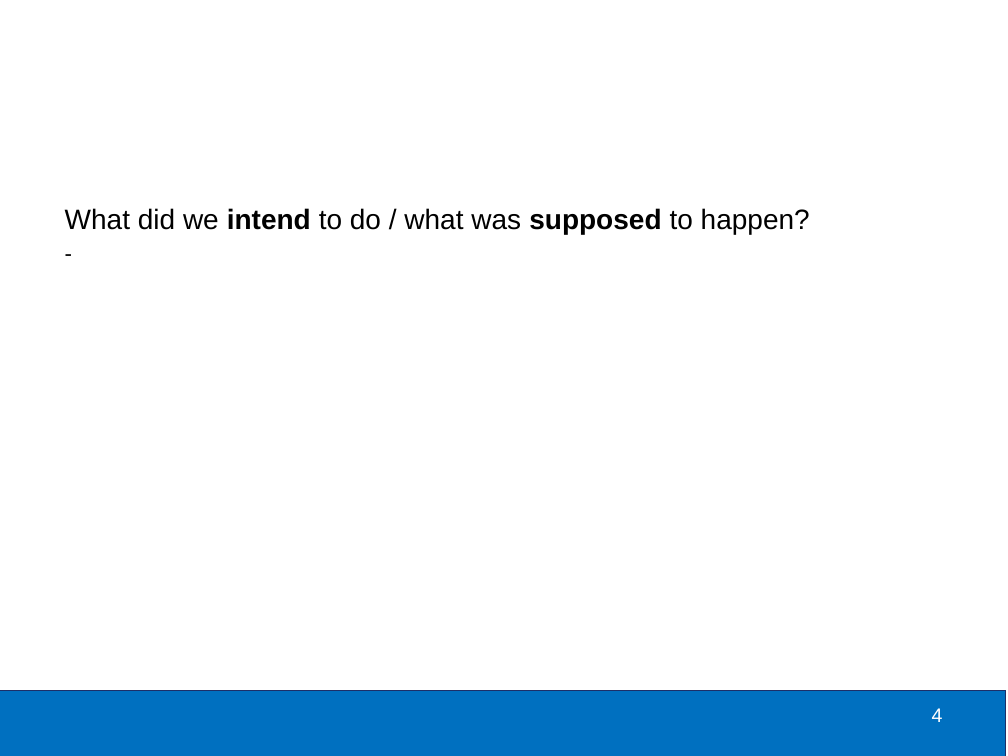
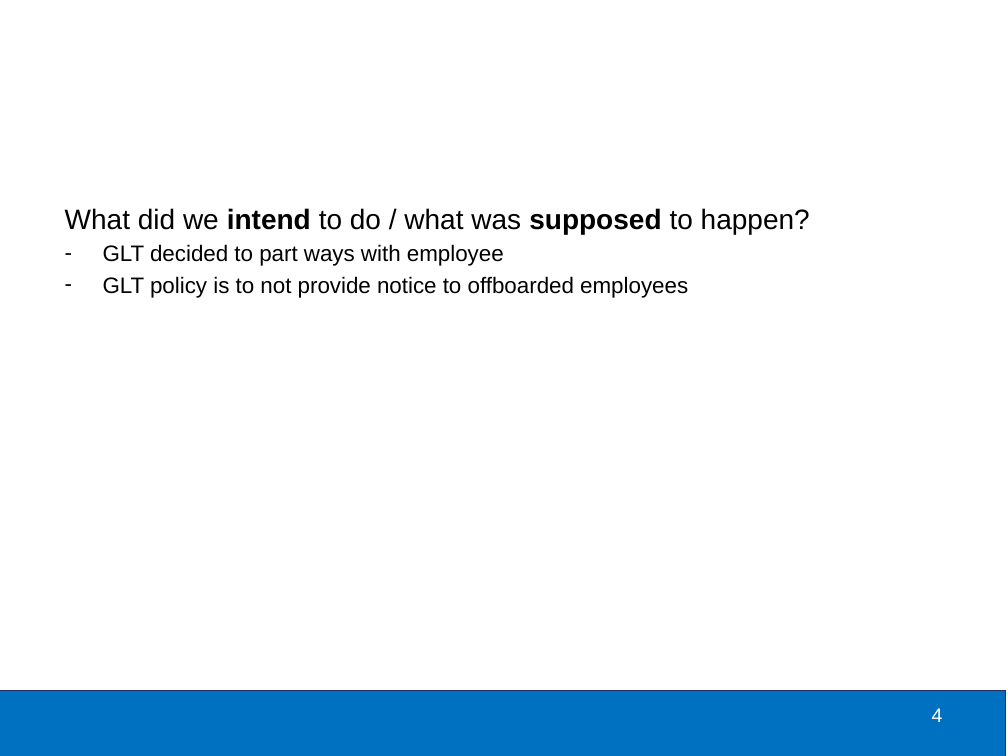
Before and after one commit to burch-cm/training, a slide deck: slide 4 of classes/AAR/complete/GLT Involuntary Off-boarding AAR 2022-04-06.pptx. Drawn at 1008x756 pixels with LibreOffice and Linux fonts; fonts in the diff are those of the drawing; background and template pictures are left out. Boxes give left, top, right and bottom in pixels: in the first picture for what was removed or moved away, otherwise in the second. Text is boxed around its words. In the diff, an @@ line names an element or a change of style, - is before the commit and + after.

```diff
--- a/classes/AAR/complete/GLT Involuntary Off-boarding AAR 2022-04-06.pptx
+++ b/classes/AAR/complete/GLT Involuntary Off-boarding AAR 2022-04-06.pptx
@@ text at bbox=[103, 244, 688, 298]: text changed @@
--
+– GLT decided to part ways with employee
+– GLT policy is to not provide notice to offboarded employees
```
Also in this commit, not shown: 7 other slides changed, 3 slides added.
